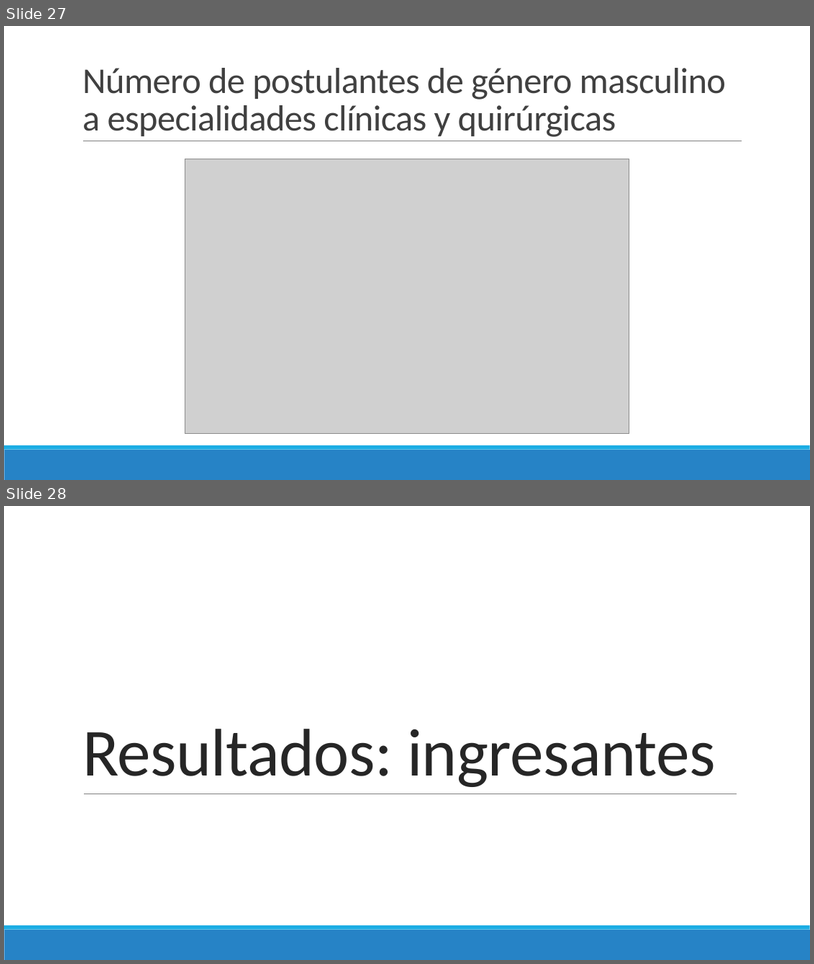
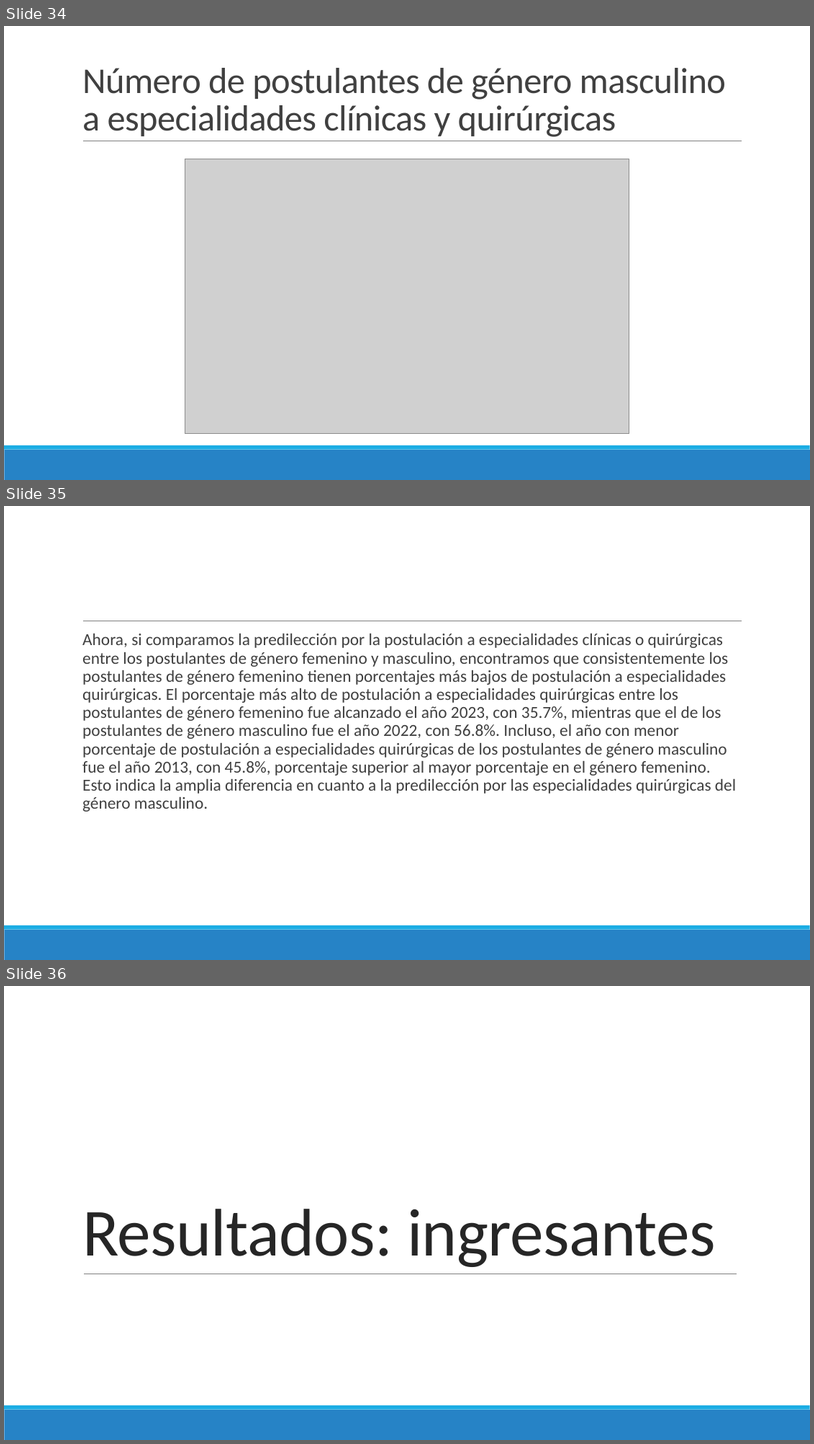
Before and after one commit to danimedi/tesis_genero_especialidades, a slide deck: doc/diapositivas_sustentacion_tesis.pptx. Shown one above the other, each under a label of ours: slides 27 and 28 before the commit, slides 34, 35 and 36 after it. The pictures are 814x964 and 814x1444 pixels, drawn with LibreOffice and Linux fonts; fonts in the diff are those of the drawing; grey boxes stand for pictures. Boxes give left, top, right and bottom in pixels: in the first picture for what was removed or moved away, otherwise in the second. Text is boxed around its words. In the diff, an @@ line names an element or a change of style, - is before the commit and + after.

```diff
--- a/doc/diapositivas_sustentacion_tesis.pptx
+++ b/doc/diapositivas_sustentacion_tesis.pptx
@@ slide 35 added at [4,506,810,960], background #FFFFFF; not listed: 3 template elements that a slide beside it also shows @@
@@ text added at [82,633,736,811], 20 pt, text #404040 @@
+  Ahora, si comparamos la predilección por la postulación a especialidades clínicas o quirúrgicas entre los postulantes de género femenino y masculino, encontramos que consistentemente los postulantes de género femenino tienen porcentajes más bajos de postulación a especialidades quirúrgicas. El porcentaje más alto de postulación a especialidades quirúrgicas entre los postulantes de género femenino fue alcanzado el año 2023, con 35.7%, mientras que el de los postulantes de género masculino fue el año 2022, con 56.8%. Incluso, el año con menor porcentaje de postulación a especialidades quirúrgicas de los postulantes de género masculino fue el año 2013, con 45.8%, porcentaje superior al mayor porcentaje en el género femenino. Esto indica la amplia diferencia en cuanto a la predilección por las especialidades quirúrgicas del género masculino.
@@ what was slide 27 is now slide 34 @@
@@ what was slide 28 is now slide 36 @@
```
Also in this commit, not shown: 17 other slides added.
